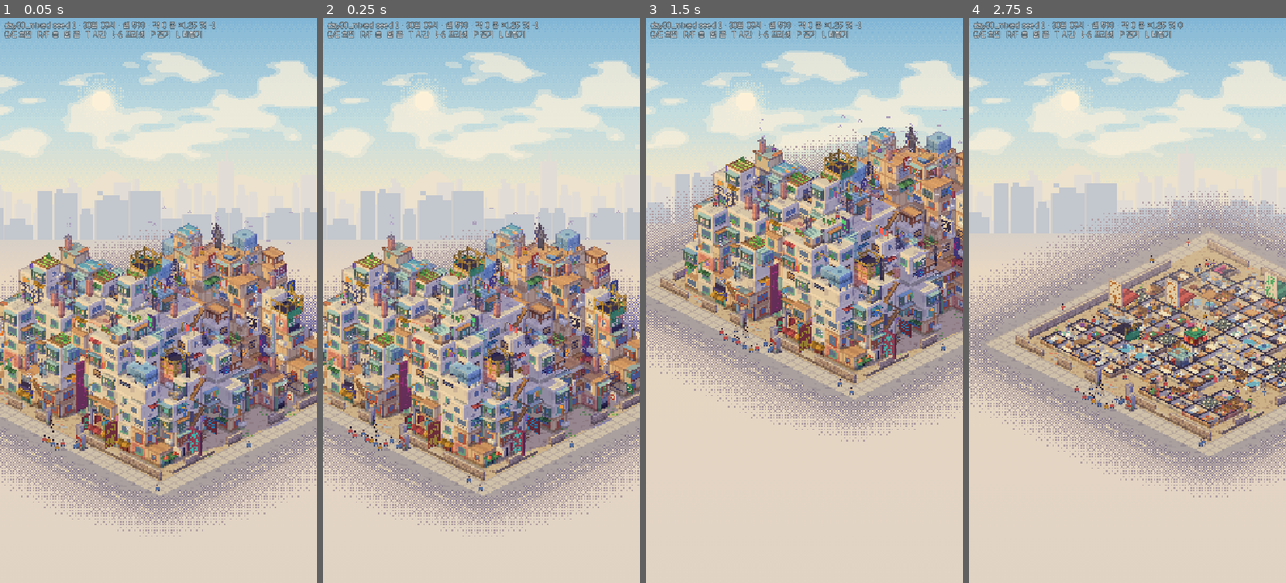
Above: before the commit, frames 1-4 (left to right).
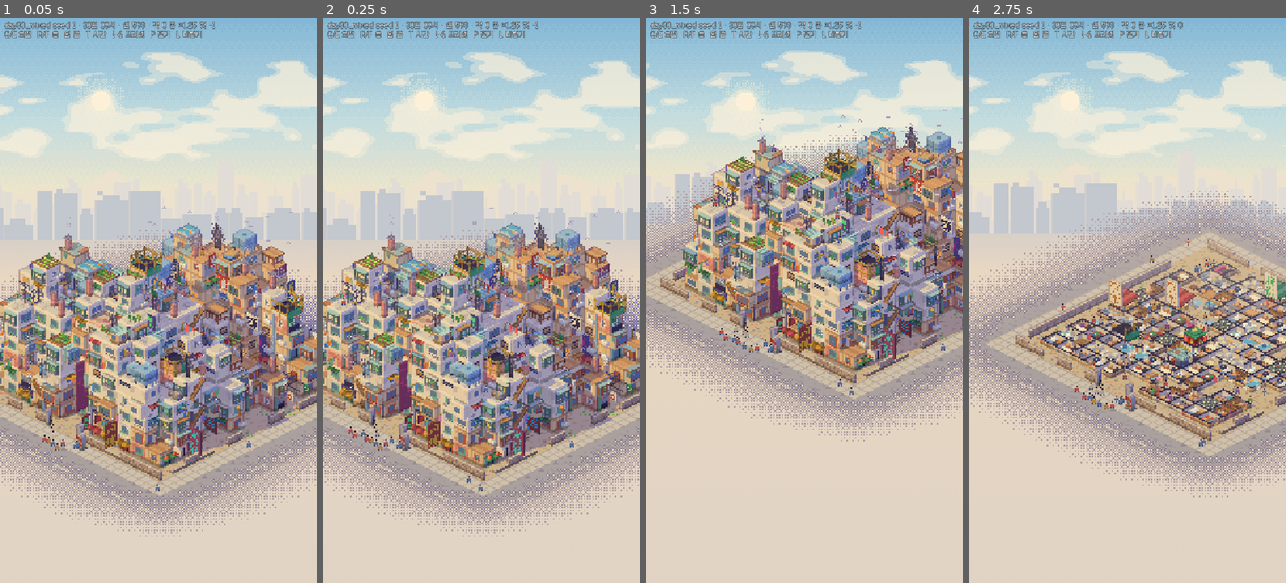
Above: after the commit, the same moments.

Repository: Birchnut/kowloon-walled-city
Game: Godot game, scene res://view/Sandbox.tscn
Two runs of this game, one before a commit and one after it. Both use one fixed random seed, a clock stepped at 60 frames per second and the inputs below. This scene is started directly instead of the project's main scene.
Inputs (mouse positions are in pixels of both pictures, inside the frame that each line leads up to):
- Up to frame 1 (0.05 s): no input
- Up to frame 2 (0.25 s): no input
- Up to frame 3 (1.5 s): tap Enter at 0.5 s; drag from (804, 300) to (836, 176) at 0.52 s; drag from (741, 328) to (788, 413) at 1.27 s
- Up to frame 4 (2.75 s): move the mouse to (1159, 176) at 2.02 s; tap R at 2.1 s; click (1159, 176) at 2.17 s

The runs differ from the first frame. In frame 1, 0.2% of the frame differs, in the area x 65-95%, y 45-64%; in frame 2, 0.2%; in frame 3, 0.1%; in frame 4, nothing differs.

Commit message:
view: 같은 글자 간판이 이웃에 있으면 대부분 생략(실제 시뮬의 1칸 사업체 줄 대응), 시트 갱신
Co-Authored-By: Claude Fable 5.2 <noreply@anthropic.com>
Claude-Session: https://claude.ai/code/session_01VWRoT2qvtSpgugghX3NsRX

Diff:
--- a/godot/view/CityMesher.gd
+++ b/godot/view/CityMesher.gd
@@ -598,7 +598,7 @@
 		var r := hs % 100
 		if same_near:
 			# 같은 글자가 바로 옆에 이미 걸려 있으면 작은 문패만(혹은 생략)
-			if r < 45:
+			if r < 82:
 				continue
 			size = "plaque"
 		elif int(cd["open"]) >= 2 and r < 20 and not big_near:
